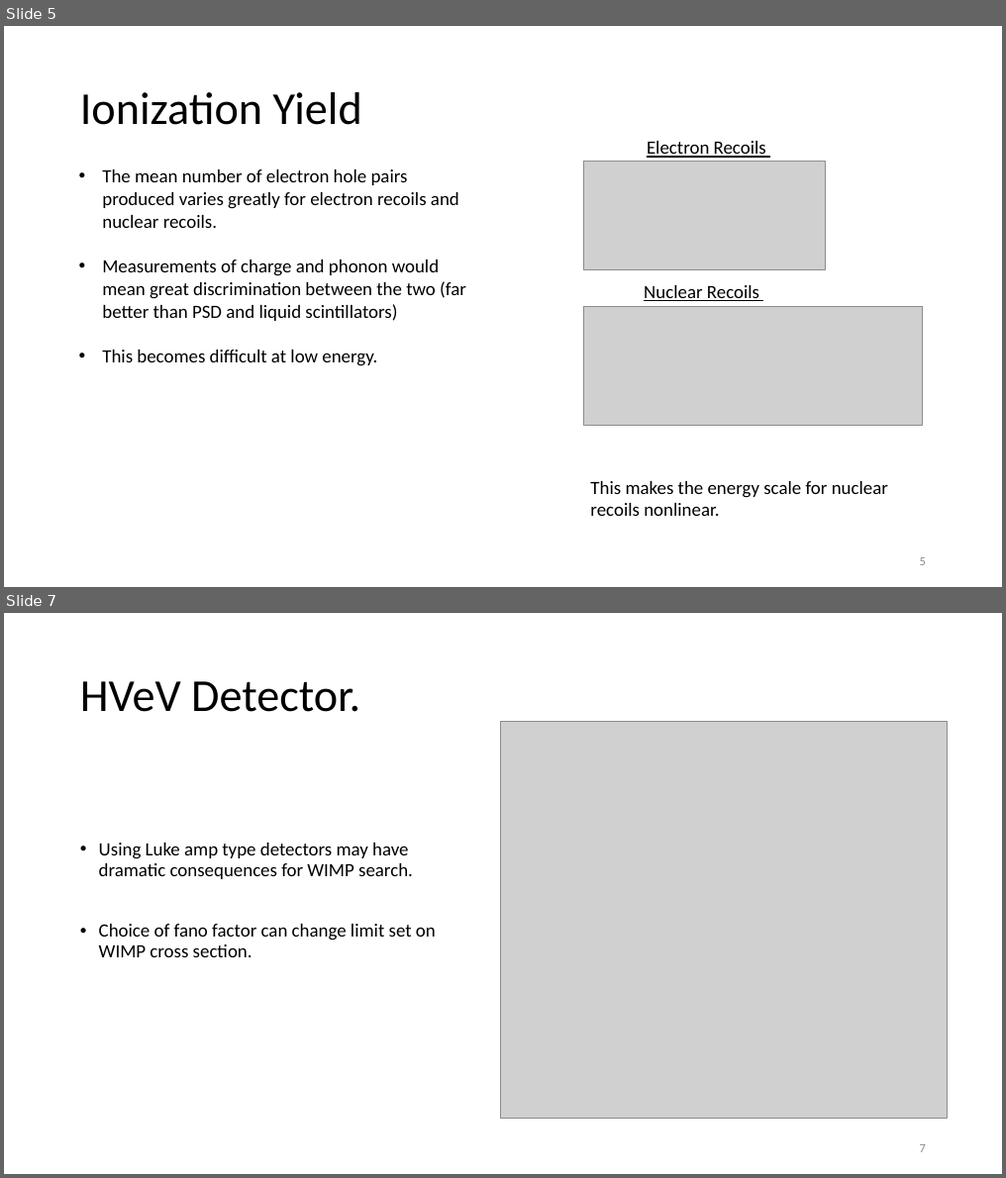
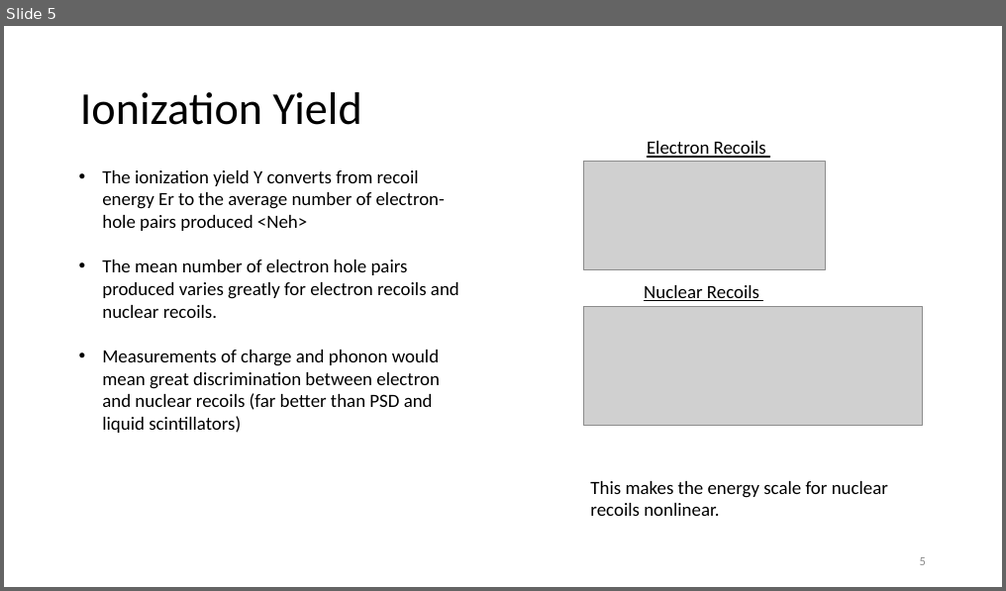
Before and after one commit to villaa/nrFano_Constraint, a slide deck: Mitch_Hawaii_talk. .pptx. Shown one above the other, each under a label of ours: slides 5 and 7 before the commit, slide 5 after it; the slides between them are not shown. The pictures are 1006x1178 and 1006x591 pixels, drawn with LibreOffice and Linux fonts; fonts in the diff are those of the drawing; grey boxes stand for pictures. Boxes give left, top, right and bottom in pixels: in the first picture for what was removed or moved away, otherwise in the second. Text is boxed around its words. In the diff, an @@ line names an element or a change of style, - is before the commit and + after.

```diff
--- a/Mitch_Hawaii_talk. .pptx
+++ b/Mitch_Hawaii_talk. .pptx
@@ slide 7 removed at bbox=[4, 613, 1002, 1174], background #FFFFFF @@
@@ title removed at bbox=[80, 681, 360, 712] @@
-HVeV Detector.
@@ picture removed at bbox=[500, 722, 947, 1119] @@
@@ text removed at bbox=[99, 843, 436, 958] @@
-• Using Luke amp type detectors may have dramatic consequences for WIMP search.
-• Choice of fano factor can change limit set on WIMP cross section.
@@ page number removed at bbox=[920, 1145, 926, 1153] @@
-7
@@ slide 5 changed as well @@
@@ text at bbox=[102, 171, 445, 231]: paragraph added @@
+• The ionization yield Y converts from recoil energy Er to the average number of electron-hole pairs produced <Neh>
@@ text at bbox=[102, 350, 440, 433]: text changed @@
-• Measurements of charge and phonon would mean great discrimination between the two (far better than PSD and liquid scintillators)
-• This becomes difficult at low energy.
+• Measurements of charge and phonon would mean great discrimination between electron and nuclear recoils (far better than PSD and liquid scintillators)
```
Also in this commit, not shown: 8 other slides changed, 3 slides added, 3 other slides removed, 22 other files.
